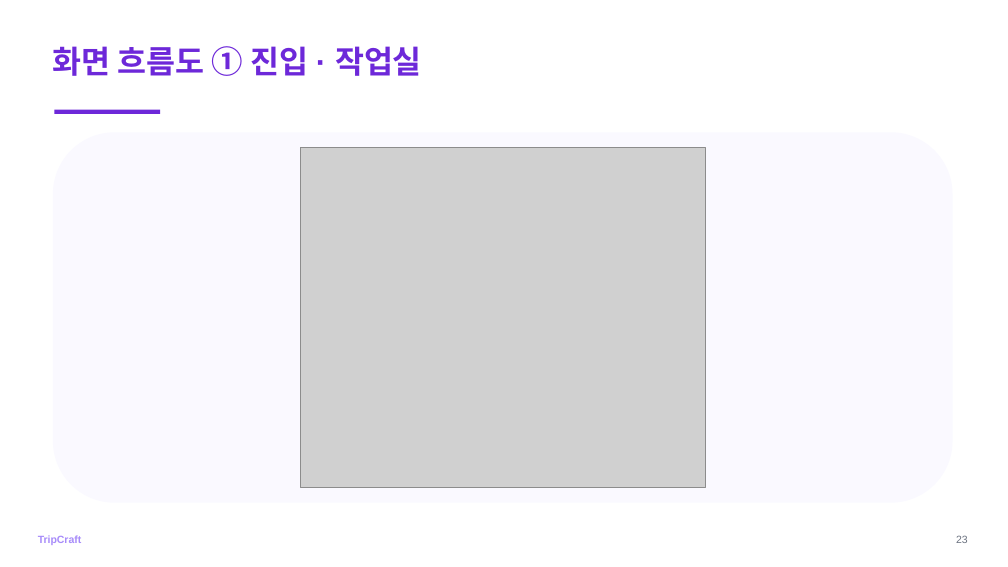
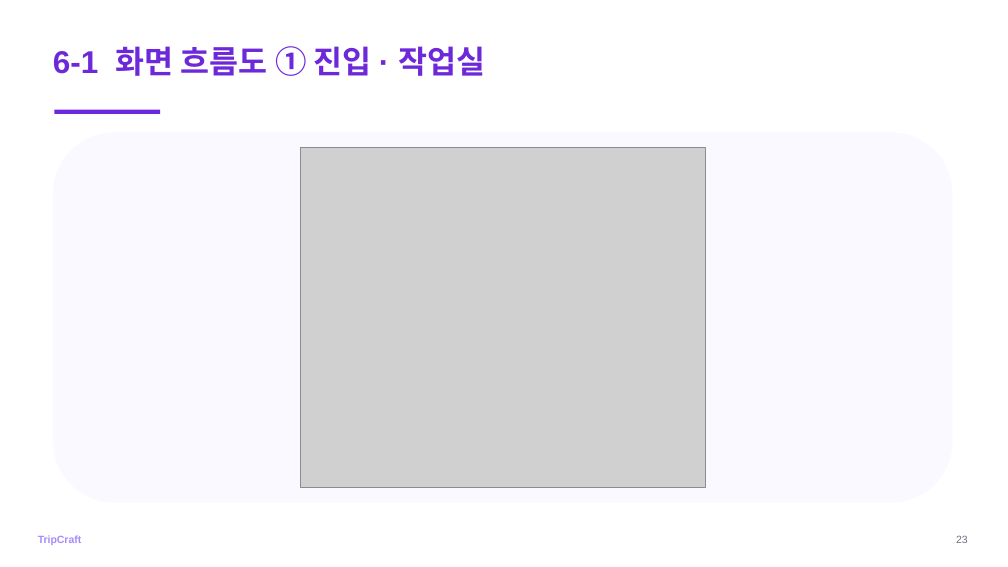
Before and after one commit to DreamingGenie/TripCraft, a slide deck: slide 30 of docs/06_submission/ppt/발표.pptx (slide 29 before the commit). Drawn at 1008x567 pixels with LibreOffice and Linux fonts; fonts in the diff are those of the drawing; grey boxes stand for pictures. Boxes give left, top, right and bottom in pixels: in the first picture for what was removed or moved away, otherwise in the second. Text is boxed around its words. In the diff, an @@ line names an element or a change of style, - is before the commit and + after.

```diff
--- a/docs/06_submission/ppt/발표.pptx
+++ b/docs/06_submission/ppt/발표.pptx
@@ text at box(53, 46, 485, 76): text changed @@
-화면 흐름도 ① 진입 · 작업실
+6-1 화면 흐름도 ① 진입 · 작업실
```
Also in this commit, not shown: 40 other slides changed, 9 slides added, 2 other files.
